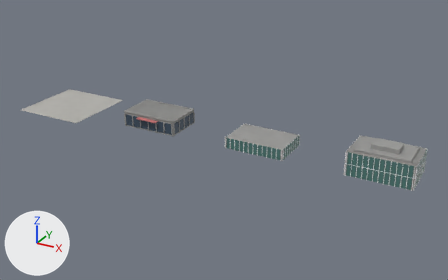
What one commit did to the Blender file objects/VanillaReplacements/Building/BLDCTY13/OG_BLDCTY13.blend.
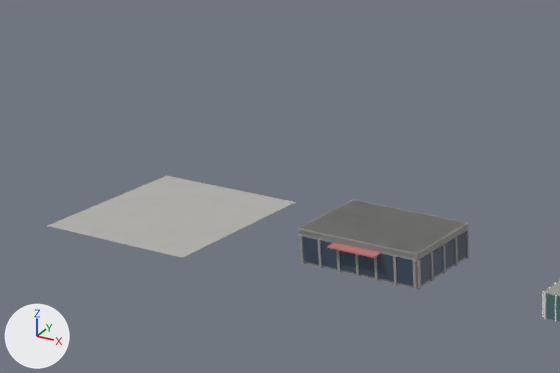
The first picture shows the older version from a 50 mm lens placed at (121.2, -128.5, 63.8), pointed at (50.2, 0.7, -0.8). The close-ups show the older and then the newer version on the part from 0% to 52% of the width and 6% to 61% of the height of that picture. Only the edits that show in the close-ups are written down. Every picture has the same lights, and +X, +Y and +Z are marked at lower left.
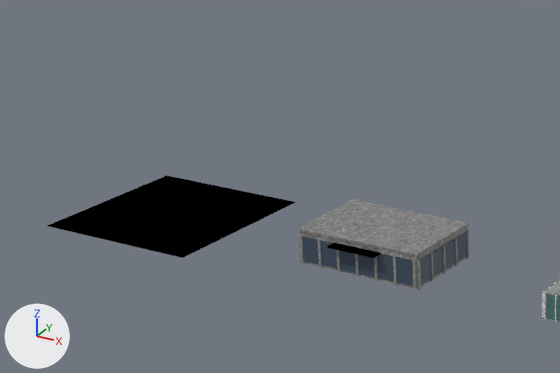
Changed parts and their boxes [x1, y1, x2, y2] in the close-ups (560 x 373 px):
'Cube', surface changed (grey to black)
    both: [48, 176, 295, 258]
'Cube.001', surface changed
    both: [300, 200, 465, 289]
'Cube.031', surface changed
    both: [298, 200, 469, 256]
'Cube.030', surface changed
    both: [327, 243, 380, 258]

Edits to the bpy script that builds the scene:
```text
Change mat_pavement_pavement:
    remove # nodes: BsdfPrincipled, MixRGB, OutputMaterial, TexNoise, ValToRGB
    remove # colours: grey #b8b6b1, light grey #cbcbcb, white #ffffff
    nodes: BsdfPrincipled, MixRGB x3, OutputMaterial, TexCoord, TexNoise x3, ValToRGB x3
    colours: grey #b8b6b1, light grey #cbcbcb, white #ffffff, light grey #c8c8c8, white #e9e9e9
Change mat_darkconcrete_darkconcrete:
    remove # nodes: BsdfPrincipled, MixRGB, OutputMaterial, TexNoise, ValToRGB
    remove # colours: grey #9e9e9b, light grey #cbcbcb, white #ffffff
    nodes: BsdfPrincipled, MixRGB x3, OutputMaterial, TexCoord, TexNoise x3, ValToRGB x3
    colours: grey #9e9e9b, light grey #cbcbcb, white #ffffff, light grey #c8c8c8, white #e9e9e9
Change mat_company_color_1_company:
    remove # nodes: BsdfPrincipled, MixRGB, OutputMaterial, TexNoise, ValToRGB
    remove # colours: pink #cb7c7c, light grey #cbcbcb, white #ffffff
    nodes: BsdfPrincipled, MixRGB x3, OutputMaterial, TexCoord, TexNoise x3, ValToRGB x3
    colours: pink #cb7c7c, light grey #cbcbcb, white #ffffff, light grey #c8c8c8, white #e9e9e9
Change mat_white_white:
    remove # nodes: BsdfPrincipled, OutputMaterial
    remove # colours: white #ededed
    nodes: BsdfPrincipled, MixRGB x2, OutputMaterial, TexCoord, TexNoise x2, ValToRGB x2
    colours: light grey #c8c8c8, white #ffffff, white #ededed, white #e9e9e9
```
